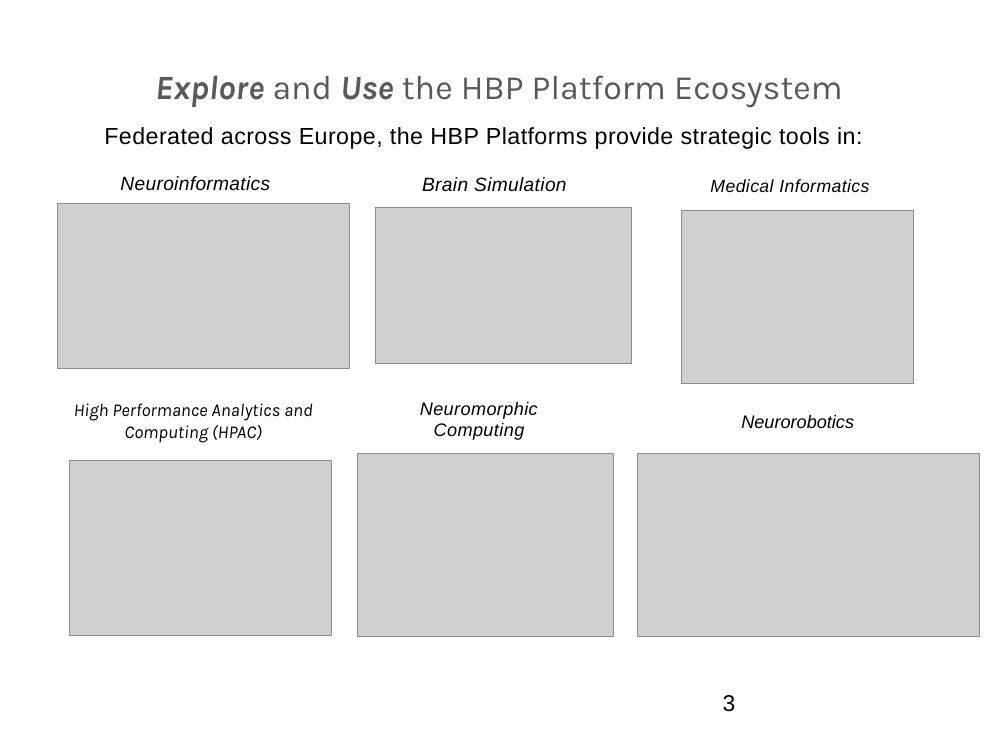
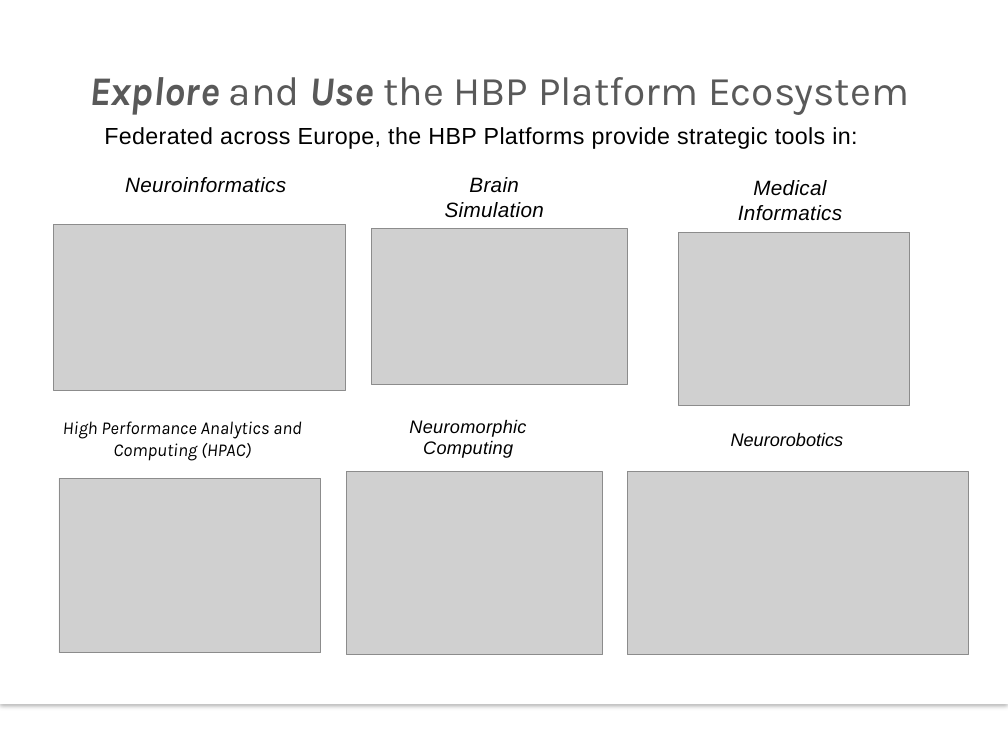
Before and after one commit to NeuralEnsemble/NeuroinformaticsTutorial, a slide deck: slide 3 of Part_1_Resources_for_computational_modellers/8_Web_portals/4_HBPCollaboratory.pptx. Drawn at 1008x756 pixels with LibreOffice and Linux fonts; fonts in the diff are those of the drawing; grey boxes stand for pictures. Boxes give left, top, right and bottom in pixels: in the first picture for what was removed or moved away, otherwise in the second. Text is boxed around its words. In the diff, an @@ line names an element or a change of style, - is before the commit and + after.

```diff
--- a/Part_1_Resources_for_computational_modellers/8_Web_portals/4_HBPCollaboratory.pptx
+++ b/Part_1_Resources_for_computational_modellers/8_Web_portals/4_HBPCollaboratory.pptx
@@ rectangle added at bbox=[0, 0, 1008, 704], fill #FFFFFF @@
@@ text "Explore and Use the HBP ..." at bbox=[89, 77, 909, 115]: size 26.9 to 32 pt @@
@@ text "Federated across Europe, the HBP ..." at bbox=[104, 127, 857, 149]: less space between paragraphs @@
@@ text "Neuroinformatics" at bbox=[125, 177, 286, 193]: size 15.1 to 16.3 pt; less space between paragraphs @@
@@ text "Brain Simulation" at bbox=[445, 177, 544, 218]: size 15.1 to 16.3 pt; less space between paragraphs @@
@@ text "Medical Informatics" at bbox=[738, 180, 842, 221]: size 13.8 to 16.3 pt; less space between paragraphs @@
@@ 3 pictures: place and size @@
-3 pictures at bbox=[58, 203, 914, 384]
+3 pictures at bbox=[54, 225, 910, 405]
@@ text "High Performance Analytics and Computing ..." at bbox=[63, 421, 302, 461]: size 14.2 to 14.3 pt; less space between paragraphs @@
@@ text "Neuromorphic Computing" at bbox=[409, 420, 526, 458]: size 14.2 to 14.3 pt; less space between paragraphs @@
@@ 3 pictures, 3 texts: place and size @@
-3 pictures, 3 texts at bbox=[70, 402, 980, 637]
+3 pictures, 3 texts at bbox=[59, 420, 969, 655]
@@ text "Neurorobotics" at bbox=[731, 433, 844, 446]: size 14.2 to 14.3 pt @@
@@ page number removed at bbox=[723, 695, 736, 712] @@
-3
```
Also in this commit, not shown: 3 other slides changed, 9 other files.
